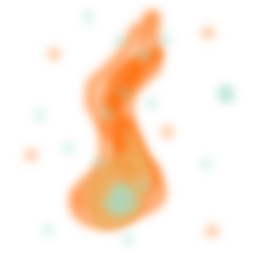
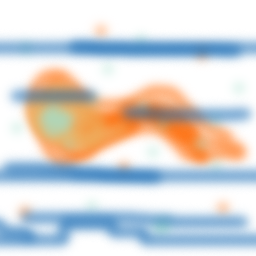
Two versions of the same layered image (256×256). Layer-by-layer changes:
added layer "Layer 4" above "Layer 3" over 0, 27, 256, 256
painted on "Layer 3" over 0, 0, 256, 256
painted on "Layer 2" over 13, 69, 165, 243
painted on "Layer 1" over 6, 0, 256, 250
